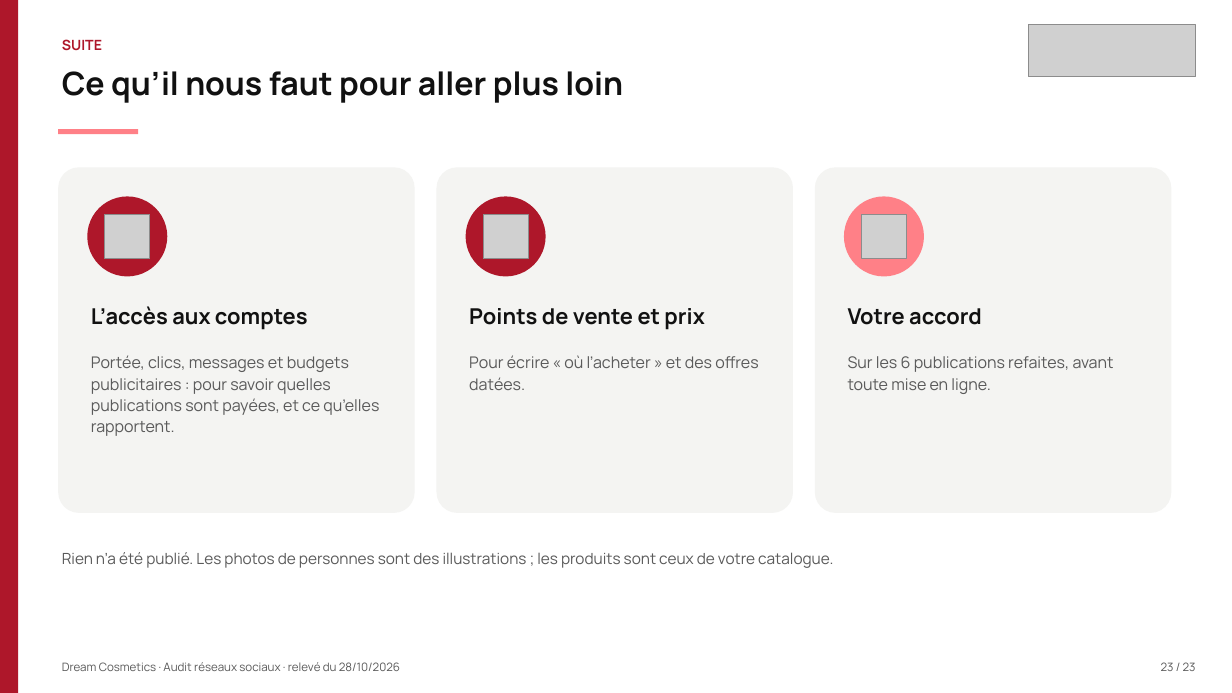
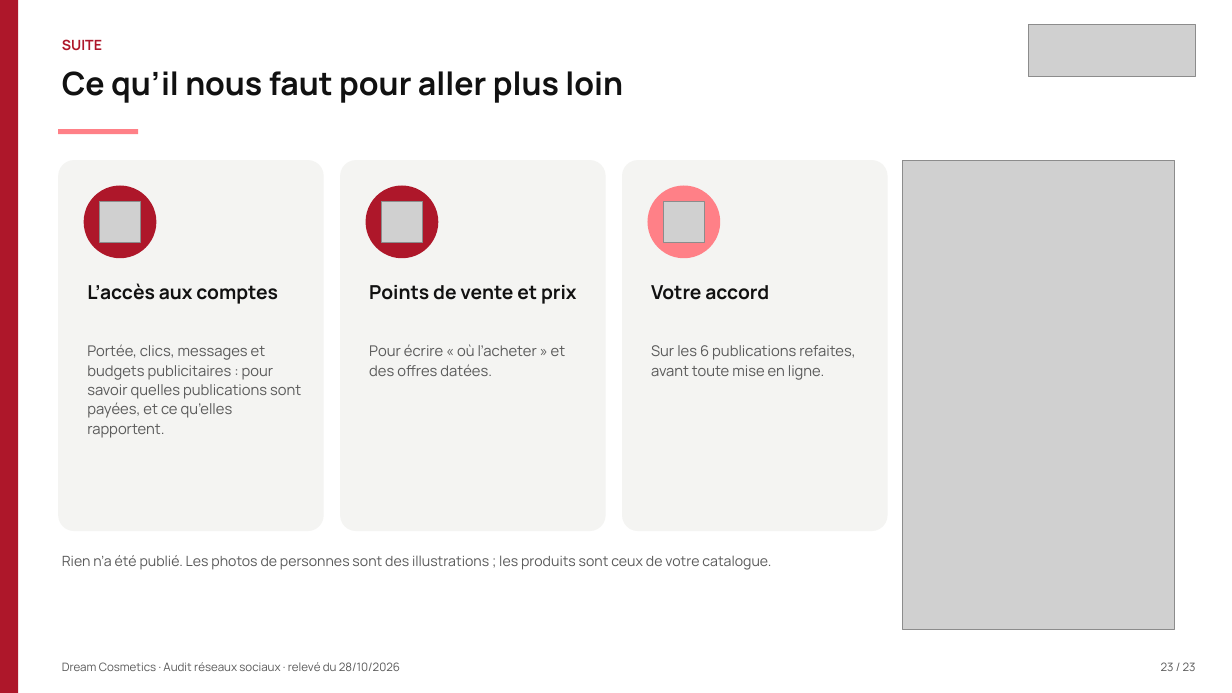
Before and after one commit to leslita06/fatima-unifood-fictif, a slide deck: slide 23 of tmp-tj/261028_dream-cosmetics_audit-reseaux-sociaux_v2.pptx. Drawn at 1232x693 pixels with LibreOffice and Linux fonts; fonts in the diff are those of the drawing; grey boxes stand for pictures. Boxes give left, top, right and bottom in pixels: in the first picture for what was removed or moved away, otherwise in the second. Text is boxed around its words. In the diff, an @@ line names an element or a change of style, - is before the commit and + after.

```diff
--- a/tmp-tj/261028_dream-cosmetics_audit-reseaux-sociaux_v2.pptx
+++ b/tmp-tj/261028_dream-cosmetics_audit-reseaux-sociaux_v2.pptx
@@ rounded rectangle: place and size @@
-rounded rectangle at box(58, 167, 415, 513)
+rounded rectangle at box(58, 160, 323, 531)
@@ rounded rectangle: place and size @@
-rounded rectangle at box(815, 167, 1172, 513)
+rounded rectangle at box(340, 160, 605, 531)
@@ rounded rectangle: place and size @@
-rounded rectangle at box(436, 167, 793, 513)
+rounded rectangle at box(622, 160, 887, 531)
@@ picture added at box(902, 160, 1175, 629) @@
@@ ellipse: place and size @@
-ellipse at box(87, 197, 167, 277)
+ellipse at box(84, 186, 157, 259)
@@ picture: place and size @@
-picture at box(105, 214, 151, 260)
+picture at box(100, 201, 140, 242)
@@ ellipse: place and size @@
-ellipse at box(466, 197, 546, 277)
+ellipse at box(366, 186, 439, 259)
@@ picture: place and size @@
-picture at box(483, 214, 529, 260)
+picture at box(382, 201, 422, 242)
@@ ellipse: place and size @@
-ellipse at box(844, 197, 924, 277)
+ellipse at box(648, 186, 721, 259)
@@ picture: place and size @@
-picture at box(861, 214, 907, 260)
+picture at box(664, 201, 704, 242)
@@ text "L’accès aux comptes": place and size @@
-text "L’accès aux comptes" at box(91, 306, 308, 330)
+text "L’accès aux comptes" at box(87, 283, 278, 304)
@@ text "Points de vente et prix": place and size @@
-text "Points de vente et prix" at box(469, 308, 704, 330)
+text "Points de vente et prix" at box(369, 285, 577, 304)
@@ size 17 to 15 pt in 3 elements at box(87, 283, 278, 304), box(369, 285, 577, 304), box(651, 285, 769, 300) @@
@@ text "Votre accord": place and size @@
-text "Votre accord" at box(848, 308, 982, 325)
+text "Votre accord" at box(651, 285, 769, 300)
@@ text "Portée, clics, messages et budgets ...": place and size @@
-text "Portée, clics, messages et budgets ..." at box(91, 355, 379, 436)
+text "Portée, clics, messages et budgets ..." at box(87, 344, 301, 438)
@@ text "Pour écrire « où l’acheter ...": place and size @@
-text "Pour écrire « où l’acheter ..." at box(469, 355, 758, 390)
+text "Pour écrire « où l’acheter ..." at box(369, 344, 566, 376)
@@ size 12.5 to 11.5 pt in 3 elements at box(87, 344, 301, 438), box(369, 344, 566, 376), box(651, 345, 855, 380) @@
@@ text "Sur les 6 publications refaites, ...": place and size @@
-text "Sur les 6 publications refaites, ..." at box(848, 356, 1114, 394)
+text "Sur les 6 publications refaites, ..." at box(651, 345, 855, 380)
@@ text "Rien n’a été publié. Les ..." at box(62, 555, 771, 570): size 12 to 11 pt @@
```
Also in this commit, not shown: 13 other slides changed.
